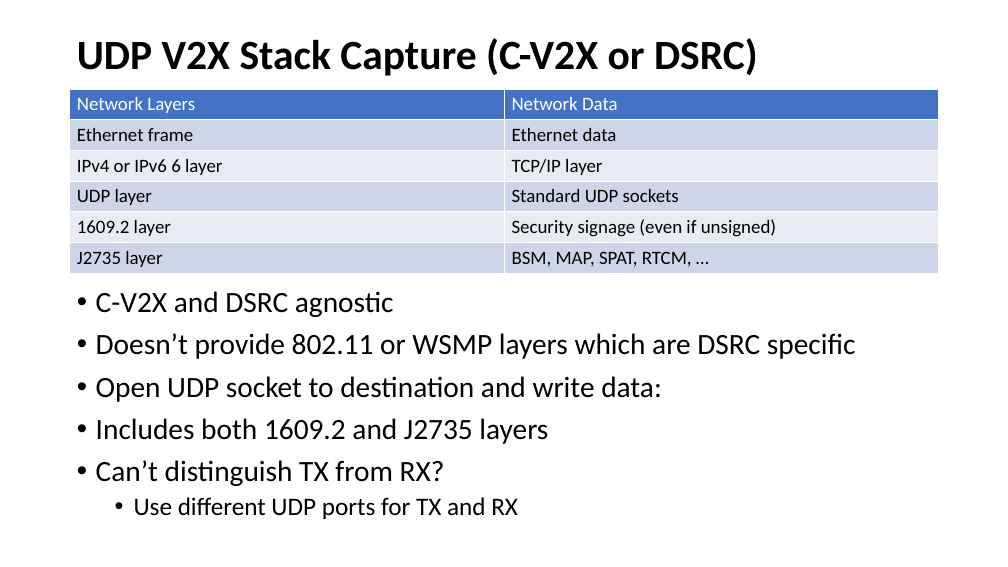
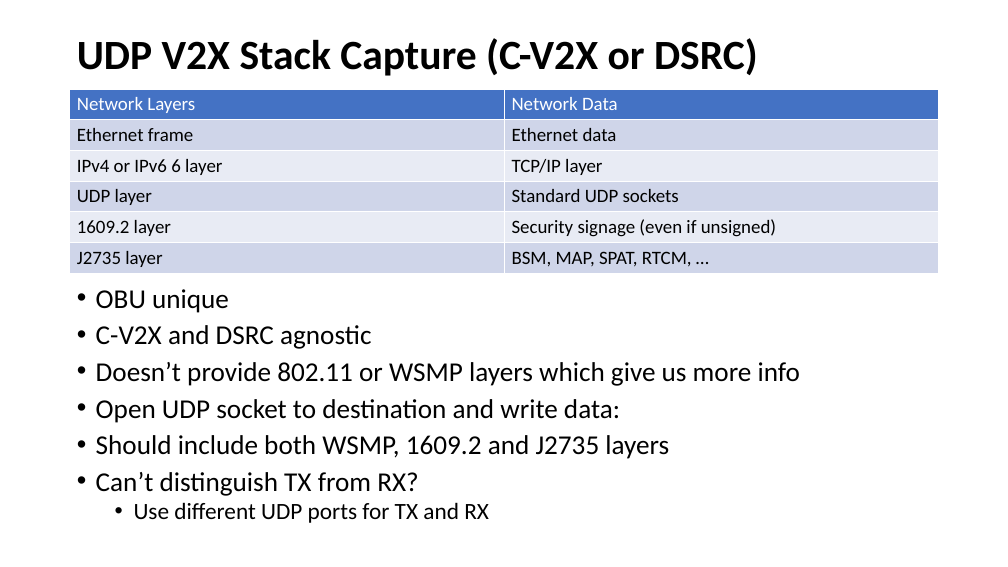
Before and after one commit to nprobert/j2735_tools, a slide deck: slide 11 of docs/NTCNA PCAP Decoder JSON Converter.pptx (slide 10 before the commit). Drawn at 1008x567 pixels with LibreOffice and Linux fonts; fonts in the diff are those of the drawing. Boxes give left, top, right and bottom in pixels: in the first picture for what was removed or moved away, otherwise in the second. Text is boxed around its words. In the diff, an @@ line names an element or a change of style, - is before the commit and + after.

```diff
--- a/docs/NTCNA PCAP Decoder JSON Converter.pptx
+++ b/docs/NTCNA PCAP Decoder JSON Converter.pptx
@@ text at (x1=96, y1=289, x2=229, y2=313): paragraph added @@
+• OBU unique
@@ text at (x1=96, y1=325, x2=620, y2=523): size 28 to 25.9 pt in "C-V2X and DSRC agnostic", "Open UDP socket to destination and write ...", "Can’t distinguish TX from RX?"; size 24 to 22.2 pt in "Use different UDP ports for TX and ..."; line spacing 0.9 to 0.8 @@
@@ text at (x1=96, y1=362, x2=800, y2=386): text changed; size 28 to 25.9 pt @@
-• Doesn’t provide 802.11 or WSMP layers which are DSRC specific
+• Doesn’t provide 802.11 or WSMP layers which give us more info
@@ text at (x1=96, y1=435, x2=669, y2=459): text changed; size 28 to 25.9 pt @@
-• Includes both 1609.2 and J2735 layers
+• Should include both WSMP, 1609.2 and J2735 layers
```
Also in this commit, not shown: 8 other slides changed, 2 slides added, 2 slides removed.
